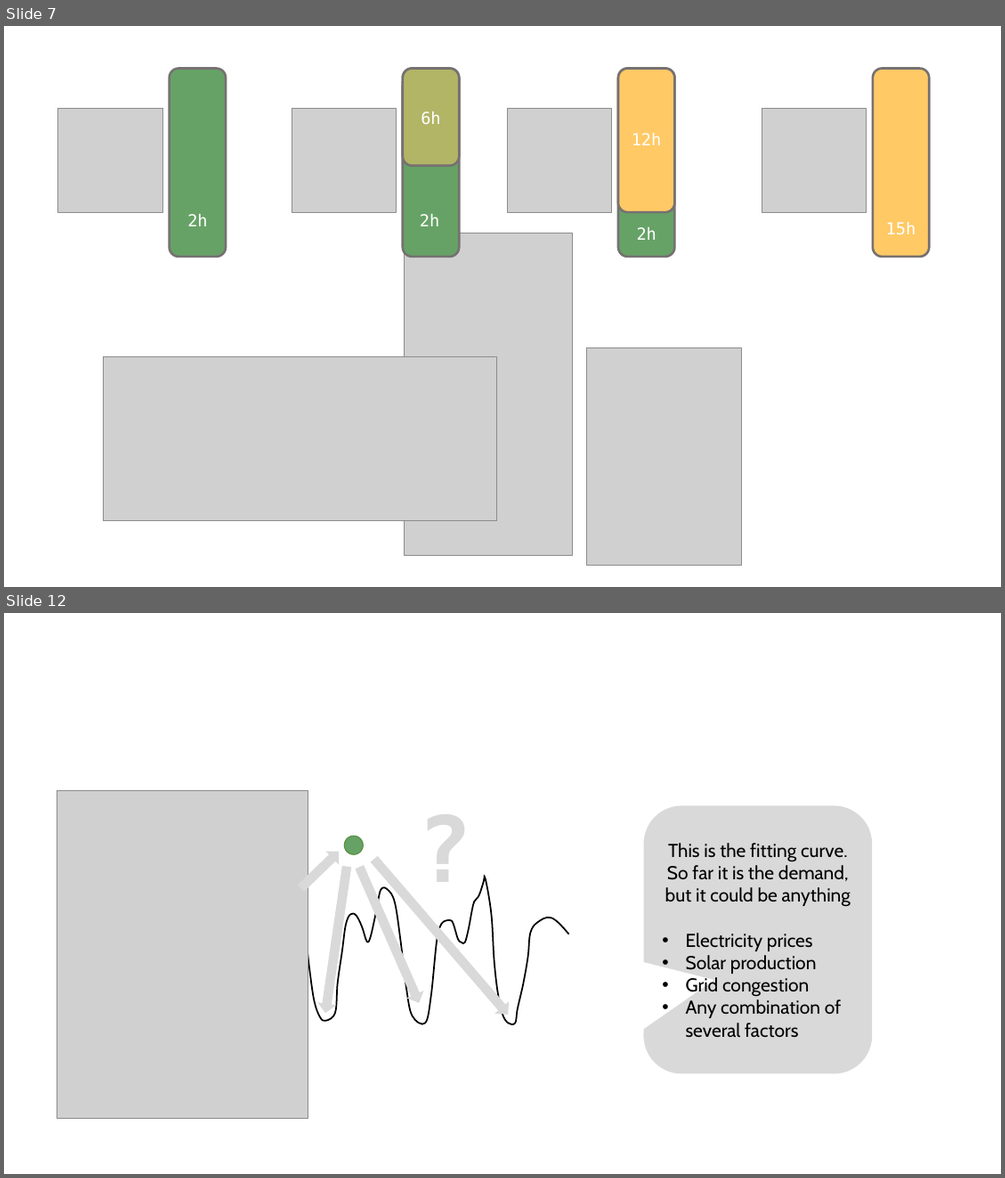
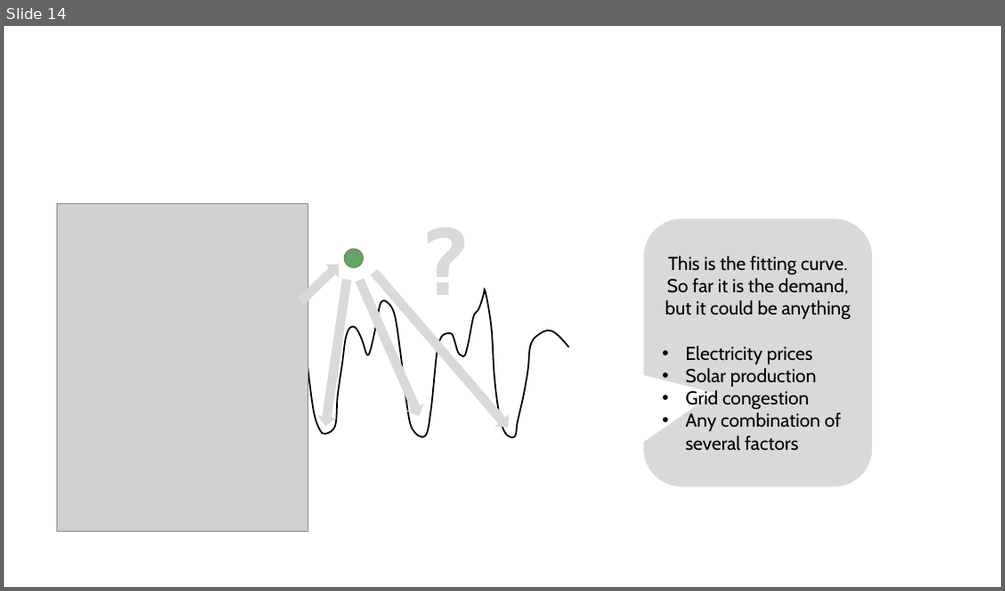
Before and after one commit to cvmartin/eflows.site, a slide deck: support/support_eflows.pptx. Shown one above the other, each under a label of ours: slides 7 and 12 before the commit, slide 14 after it; the slides between them are not shown. The pictures are 1005x1178 and 1005x591 pixels, drawn with LibreOffice and Linux fonts; fonts in the diff are those of the drawing; grey boxes stand for pictures. Boxes give left, top, right and bottom in pixels: in the first picture for what was removed or moved away, otherwise in the second. Text is boxed around its words. In the diff, an @@ line names an element or a change of style, - is before the commit and + after.

```diff
--- a/support/support_eflows.pptx
+++ b/support/support_eflows.pptx
@@ slide 7 removed at bbox=[4, 26, 1001, 587], background #FFFFFF @@
@@ rounded rectangle removed at bbox=[170, 69, 226, 257] @@
@@ rounded rectangle removed at bbox=[403, 69, 459, 257] @@
@@ rounded rectangle removed at bbox=[403, 69, 459, 166] @@
@@ rounded rectangle removed at bbox=[618, 69, 674, 257] @@
@@ rounded rectangle removed at bbox=[618, 69, 674, 212] @@
@@ rounded rectangle removed at bbox=[873, 69, 929, 257] @@
@@ picture removed at bbox=[57, 108, 162, 212] @@
@@ picture removed at bbox=[291, 108, 396, 212] @@
@@ text removed at bbox=[421, 111, 440, 124] @@
-6h
@@ picture removed at bbox=[507, 108, 612, 212] @@
@@ picture removed at bbox=[761, 108, 866, 212] @@
@@ text removed at bbox=[631, 133, 662, 145] @@
-12h
@@ text removed at bbox=[187, 214, 207, 226] @@
-2h
@@ picture removed at bbox=[404, 233, 573, 556] @@
@@ text removed at bbox=[420, 214, 439, 226] @@
-2h
@@ text removed at bbox=[637, 227, 656, 240] @@
-2h
@@ text removed at bbox=[886, 222, 916, 234] @@
-15h
@@ picture removed at bbox=[104, 356, 497, 521] @@
@@ picture removed at bbox=[587, 347, 741, 565] @@
@@ what was slide 12 is now slide 14 @@
```
Also in this commit, not shown: 7 slides changed, 3 slides added, 5 other slides removed, 14 other files.
